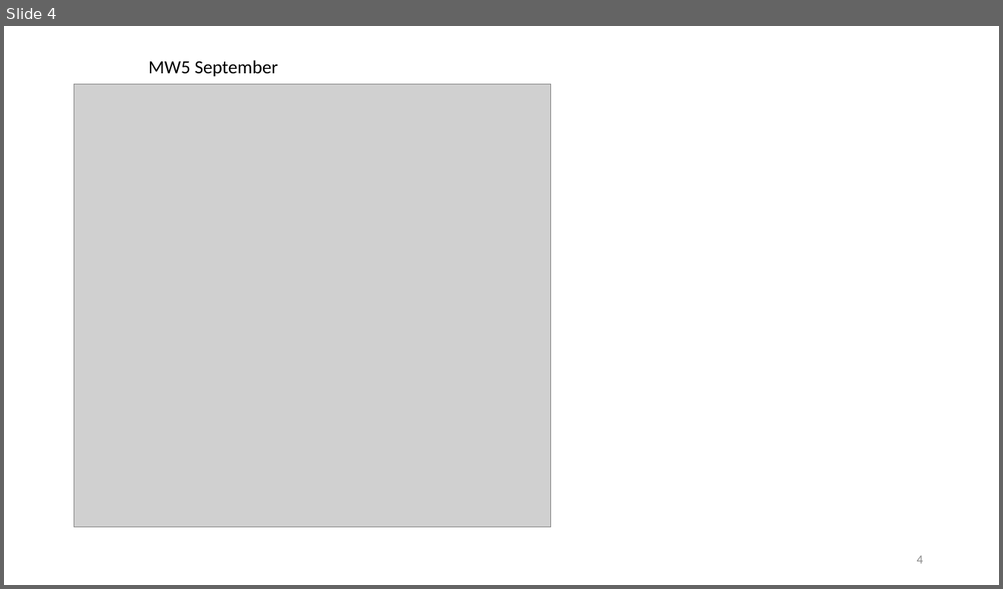
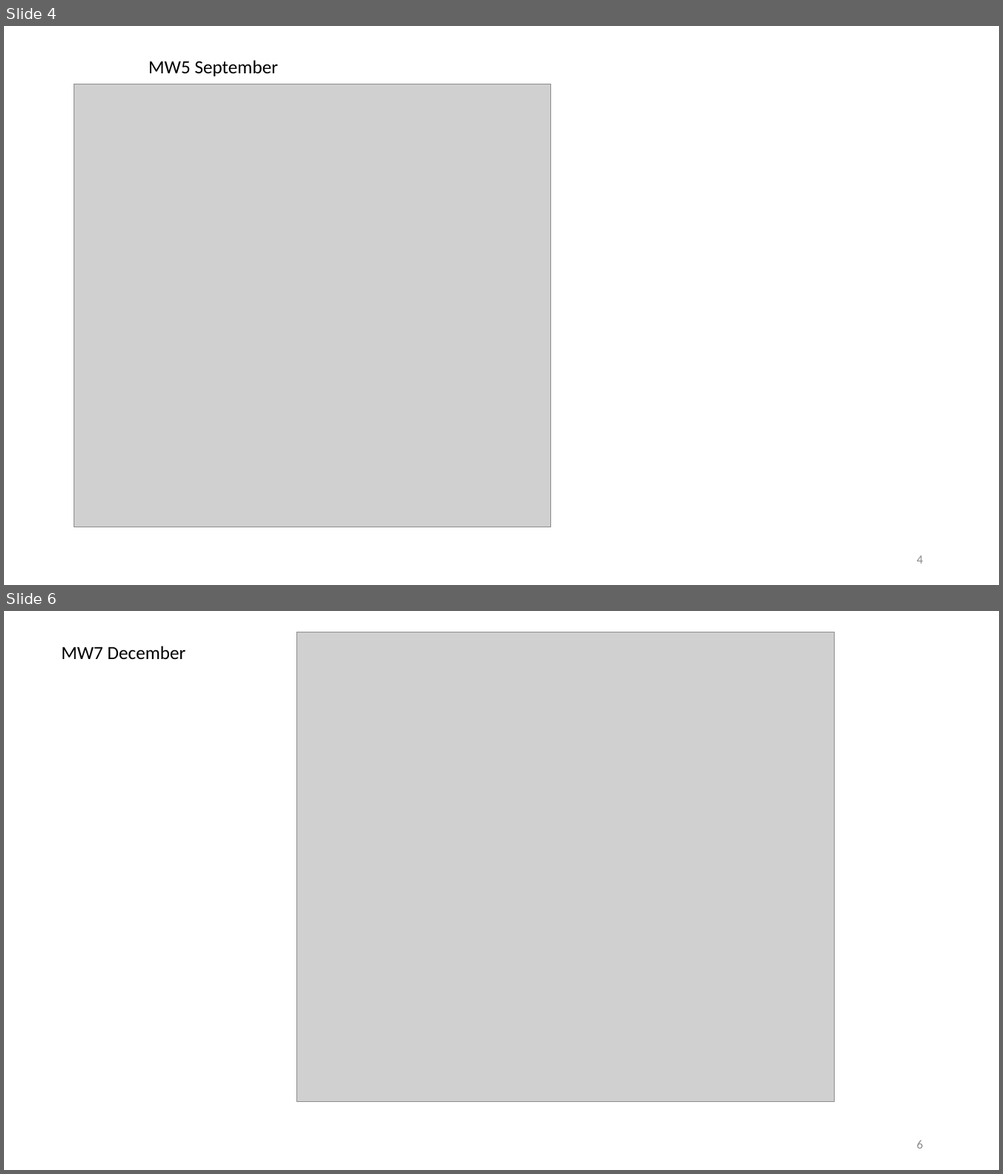
Before and after one commit to AnnieKArmstrong/mindmap, a slide deck: individualmaps.pptx. Shown one above the other, each under a label of ours: slide 4 before the commit, slides 4 and 6 after it; the slides between them are not shown. The pictures are 1003x589 and 1003x1174 pixels, drawn with LibreOffice and Linux fonts; fonts in the diff are those of the drawing; grey boxes stand for pictures. Boxes give left, top, right and bottom in pixels: in the first picture for what was removed or moved away, otherwise in the second. Text is boxed around its words. In the diff, an @@ line names an element or a change of style, - is before the commit and + after.

```diff
--- a/individualmaps.pptx
+++ b/individualmaps.pptx
@@ slide 6 added at (4, 611, 999, 1170), background #FFFFFF @@
@@ picture added at (296, 632, 834, 1102) @@
@@ text added at (61, 646, 186, 659), 18 pt, text #000000 @@
+MW7 December
@@ page number added at (916, 1141, 922, 1149), 12 pt, text #8C8C8C @@
+6
```
Also in this commit, not shown: 2 slides changed, 6 other slides added, 10 other files.
